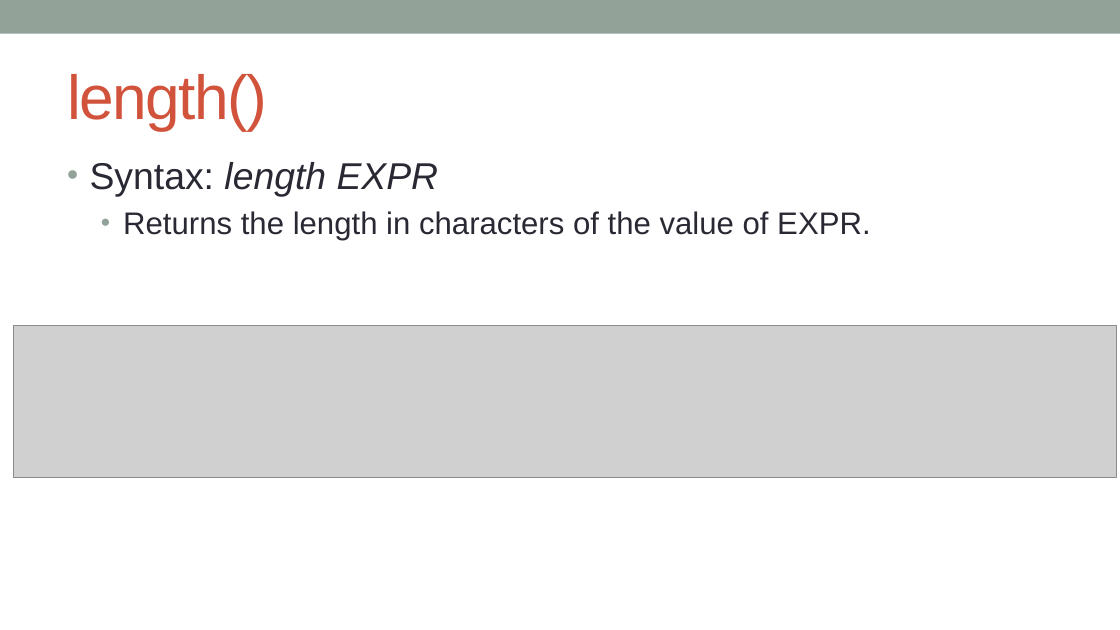
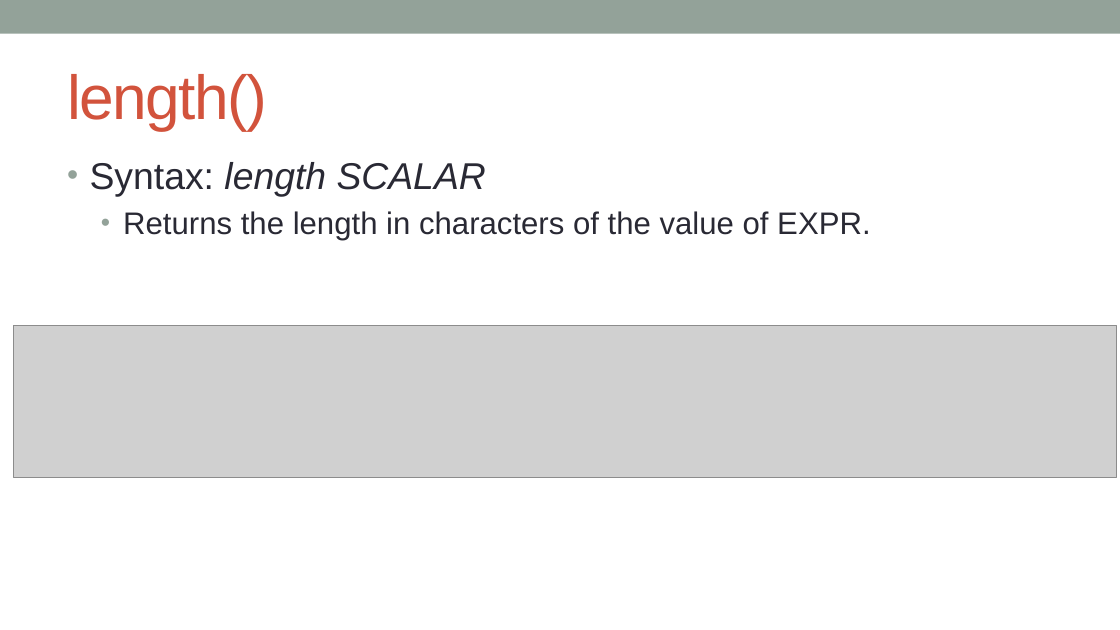
Before and after one commit to kanhu-pcr-code/bioinfo-PERL-course, a slide deck: slide 12 of PPTs/Operations_on_variables.pptx (slide 10 before the commit). Drawn at 1120x630 pixels with LibreOffice and Linux fonts; fonts in the diff are those of the drawing; grey boxes stand for pictures. Boxes give left, top, right and bottom in pixels: in the first picture for what was removed or moved away, otherwise in the second. Text is boxed around its words. In the diff, an @@ line names an element or a change of style, - is before the commit and + after.

```diff
--- a/PPTs/Operations_on_variables.pptx
+++ b/PPTs/Operations_on_variables.pptx
@@ text at (90,162,486,197): text changed @@
-• Syntax: length EXPR
+• Syntax: length SCALAR
```
Also in this commit, not shown: 6 other slides changed, 5 slides added, 22 other files.
